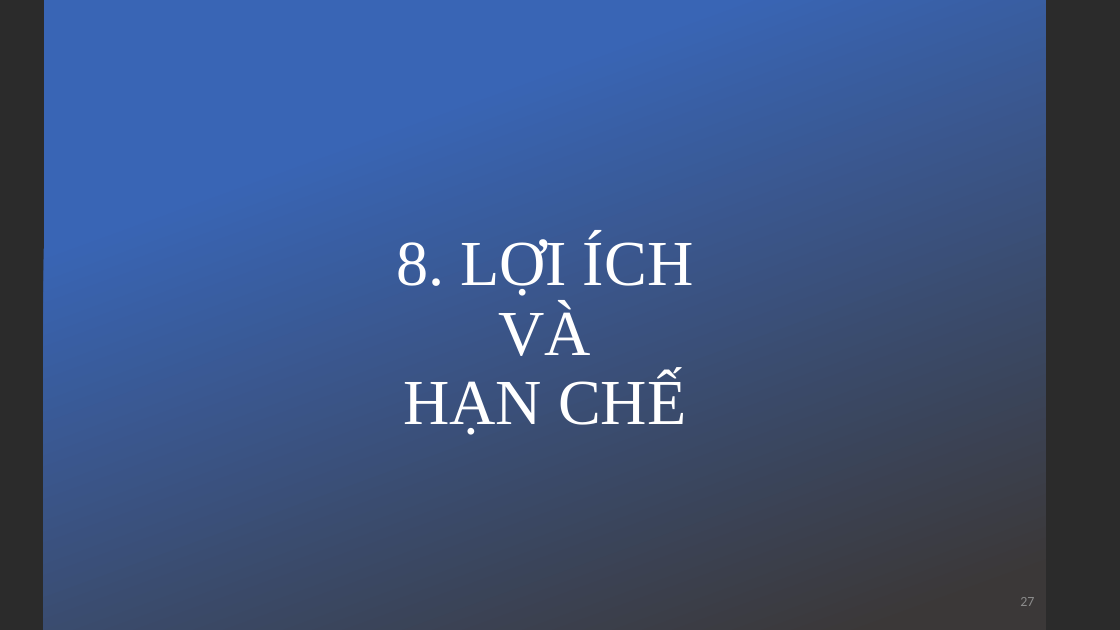
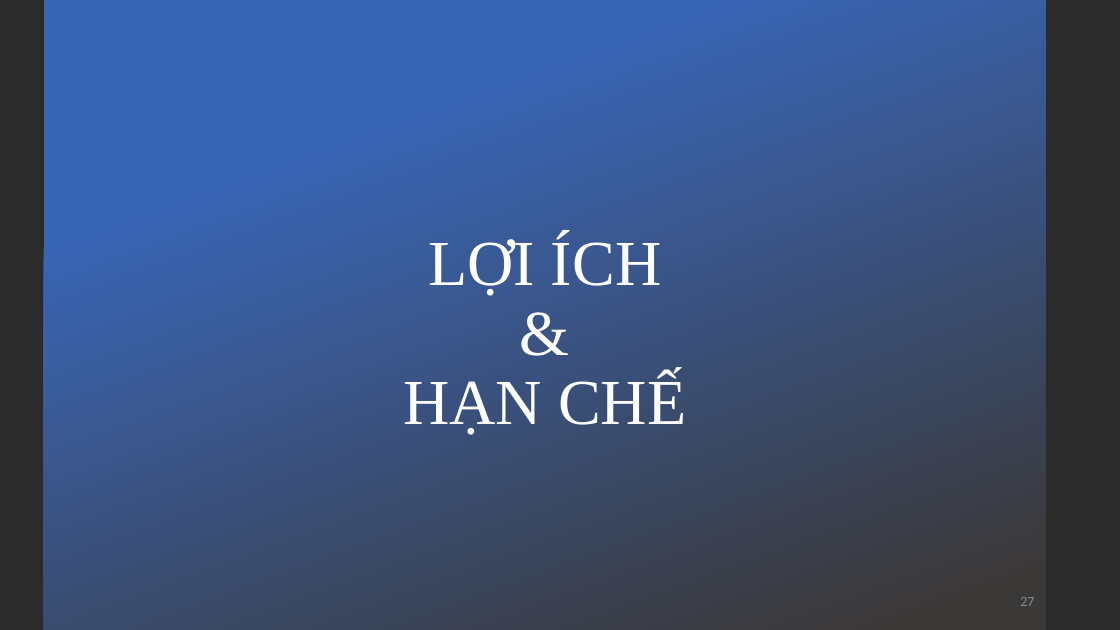
Before and after one commit to kieuconghau/lthdt-18clc1-09, a slide deck: slide 27 of Design Patterns/Design Patterns [Official]/Visitor/Visitor Design Pattern [Official].pptx. Drawn at 1120x630 pixels with LibreOffice and Linux fonts; fonts in the diff are those of the drawing; background and template pictures are left out; a plain dark background stands for a picture behind light text. Boxes give left, top, right and bottom in pixels: in the first picture for what was removed or moved away, otherwise in the second. Text is boxed around its words. In the diff, an @@ line names an element or a change of style, - is before the commit and + after.

```diff
--- a/Design Patterns/Design Patterns [Official]/Visitor/Visitor Design Pattern [Official].pptx
+++ b/Design Patterns/Design Patterns [Official]/Visitor/Visitor Design Pattern [Official].pptx
@@ title at <box>403,236,686,435</box>: text changed @@
-8. LỢI ÍCH
-VÀ
-HẠN CHẾ
+LỢI ÍCH
+&
+HẠN CHẾ
```
Also in this commit, not shown: 36 other slides changed, 38 other files.
